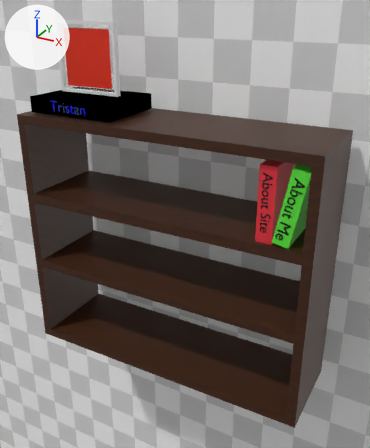
The Blender file assets/bookshelf.blend as it was, and as the next commit left it.
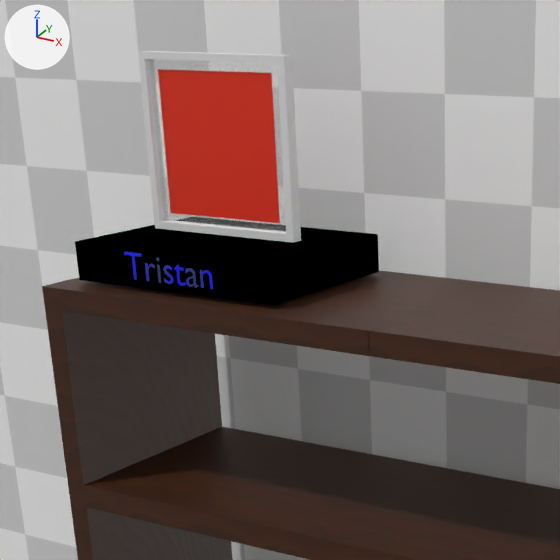
There are two pictures of each version: one from a camera (50 mm lens) standing at (5.41, -9.36, 8.31) and looking at (0.4, -0.25, 3.75), one close up on the part from 0% to 61% of the width and 0% to 50% of the height. The axes (+X, +Y, +Z) are drawn at upper left. The lights are the same throughout. Text is drawn in Blender's own font.

Objects in the first close-up: 'background_wall', 'bookshelf', 'name_base', 'name_text', 'photo', 'photo_frame', 'photo_glass'.
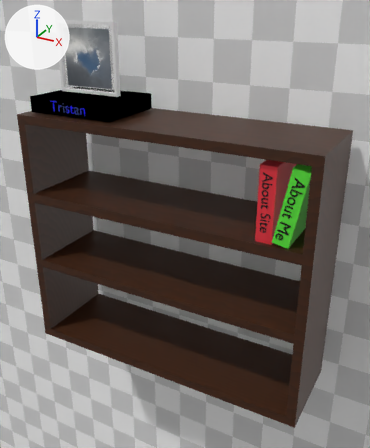
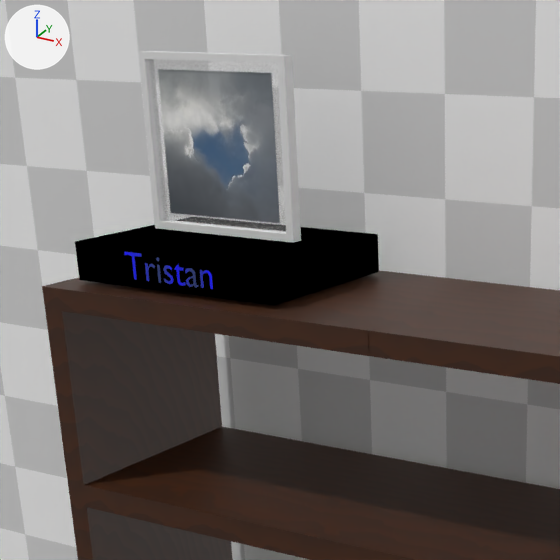
Commit message: Change image on bookshelf

Where the change shows, as pixel boxes [x1, y1, x2, y2] in the close-ups (560 x 560 px):
'photo', surface changed, turned (red to grey)
    both: [158, 69, 280, 223]

What changed in the scene script:
```text
Add img_image_png:
    img_image_png = load_image('image.png', 'image.png', 610, 610, 'sRGB')
Change mat_material_001:
    remove mat_material_001.base_color = (0.8, 0.0273, 0.00483)  # red #e72e0f
    add mat_material_001.texture = img_image_png
Change ob_photo:
    ob_photo.rotation_euler: (-1.571, 0.0, 0.0) -> (-1.571, 3.142, 0.0)  # degrees (-90, 0, 0) -> degrees (-90, 180, 0)
```
